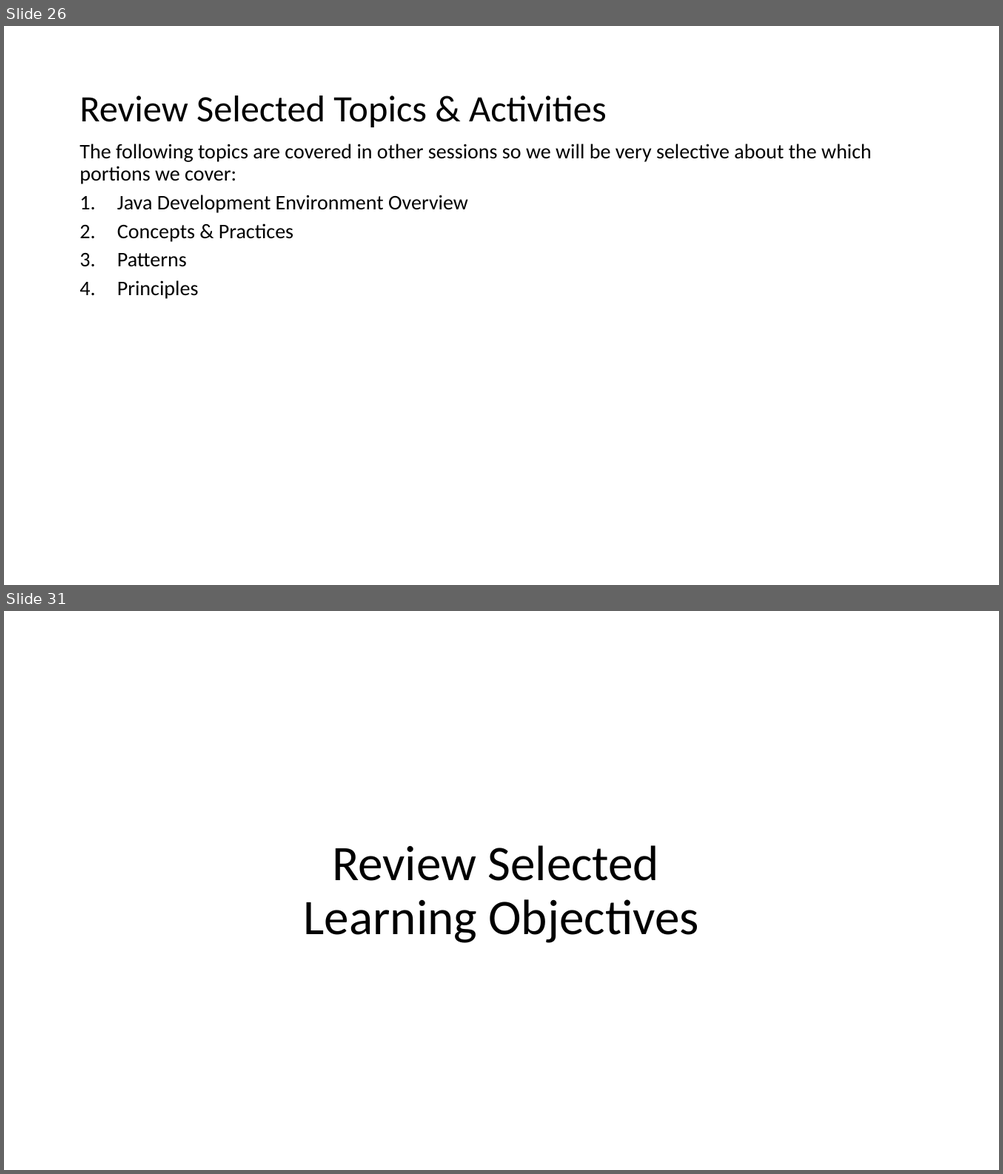
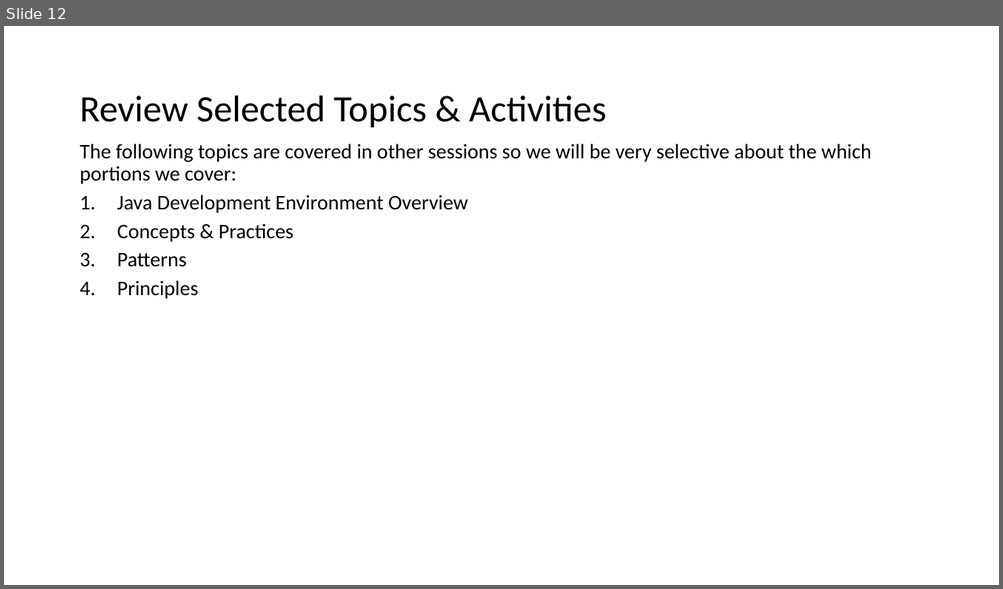
Before and after one commit to jamesbaptiste1/cpsc-24500-2019-01-spring-lt1, a slide deck: lecture-presentations/2019-01-15.pptx. Shown one above the other, each under a label of ours: slides 26 and 31 before the commit, slide 12 after it; the slides between them are not shown. The pictures are 1003x1174 and 1003x589 pixels, drawn with LibreOffice and Linux fonts; fonts in the diff are those of the drawing. Boxes give left, top, right and bottom in pixels: in the first picture for what was removed or moved away, otherwise in the second. Text is boxed around its words. In the diff, an @@ line names an element or a change of style, - is before the commit and + after.

```diff
--- a/lecture-presentations/2019-01-15.pptx
+++ b/lecture-presentations/2019-01-15.pptx
@@ slide 31 removed at (4, 611, 999, 1170), background #FFFFFF @@
@@ title removed at (304, 846, 698, 943) @@
-Review Selected
-Learning Objectives
@@ what was slide 26 is now slide 12 @@
```
Also in this commit, not shown: 3 slides changed, 1 slide added, 18 other slides removed.
